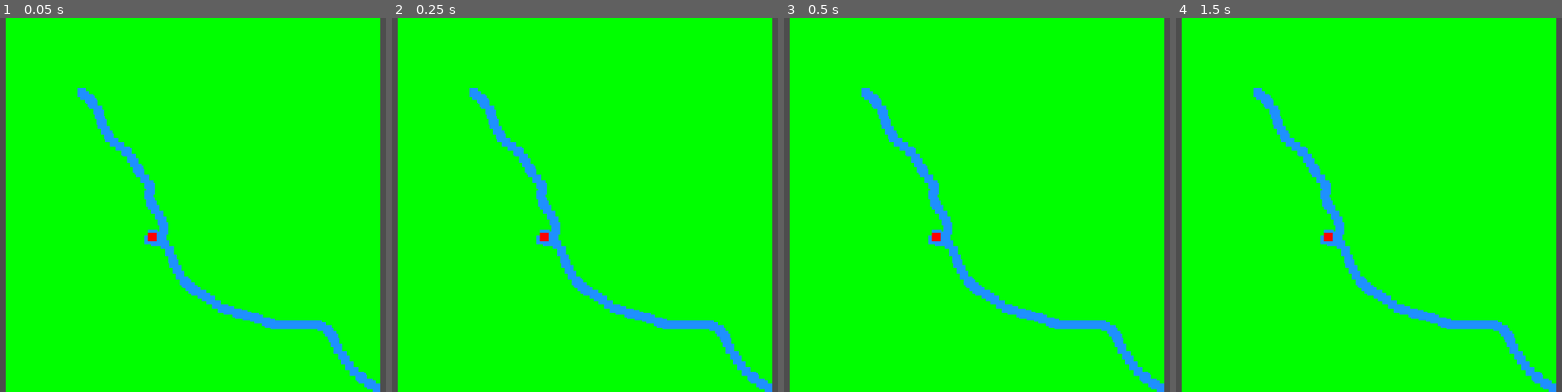
Above: before the commit, frames 1-4 (left to right).
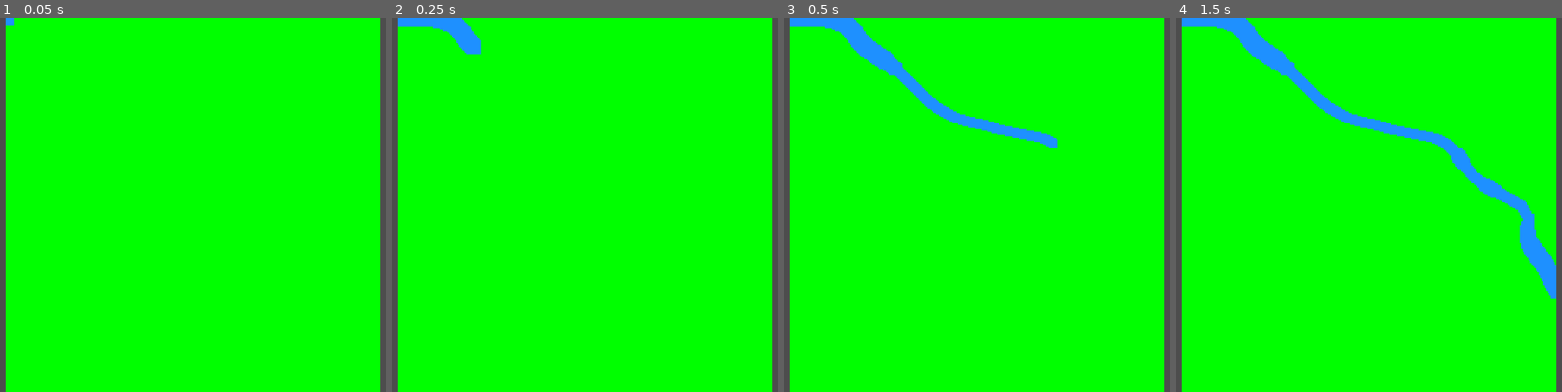
Above: after the commit, the same moments.

Repository: frxedlxver/godotProcGen
Game: Godot game, scene res://src/noise_vis.tscn
Two runs of this game, one before a commit and one after it. Both use one fixed random seed, a clock stepped at 60 frames per second and the inputs below.
Inputs:
- Up to frame 1 (0.05 s): no input
- Up to frame 2 (0.25 s): no input
- Up to frame 3 (0.5 s): no input
- Up to frame 4 (1.5 s): tap Enter at 0.5 s; hold Up 0.53-1.28 s; tap Ctrl at 0.6 s; tap Space at 1.25 s; hold Down from 1.28 s (still down); tap Shift at 1.35 s

The runs differ from the first frame. In frame 1, 3.4% of the frame differs, in the area x 1-99%, y 0-100%; in frame 2, 4.2%; in frame 3, 6.1%; in frame 4, 8.1%.
Error in both runs: Invalid access to property or key 'layers' on a base object of type 'Nil'. (res://src/noise_test_2D.gd:80)

Commit message:
updated worms

Diff:
--- a/src/PerlinWorms.gd
+++ b/src/PerlinWorms.gd
@@ -5,8 +5,11 @@
 var _points : Dictionary = {}
 var _split_point : Vector2i = Vector2i.ZERO
 var _thickness : int
+var _max_thickness : int = 6
+var _min_thickness : int = 2
 var _seed : int
 var _max_move_speed : int
+var _cur_move_speed : int
 var _color : Color
 
 var _cur_point : Vector2i
@@ -19,60 +22,112 @@
 var _size_noise_image : Image
 
 
-func _init(thickness : int = 3, worm_color : Color = Color.DODGER_BLUE, max_move_speed: int = 4,seed : int = -1):
+func _init(thickness : int = 3, worm_color : Color = Color.DODGER_BLUE, max_move_speed: int = 10,seed : int = -1):
 	self._thickness = thickness
 	self._color = worm_color
 	self._max_move_speed = max_move_speed
 	self._seed = seed
+	if self._seed < 0:
+		self._seed = randi()
+
+	self._noise = get_noise()
+
 
 
 func find_worm_points(staring_point : Vector2i, image_size : Vector2i, starting_direction : Vector2i = Vector2i.RIGHT):
-	if self._seed < 0:
-		self._seed = randi()
 
 	if a_inside_b(staring_point, image_size):
-		self._noise = get_noise()
 		self._cur_point = staring_point
 		self._cur_direction = starting_direction
 		var temp_targets = _target_points.duplicate(true)
 		while temp_targets.size() > 0 and a_inside_b(self._cur_point, image_size):
-			#if (randf_range(0, 1) <= self._split_chance && self._split_point == Vector2i.ZERO):
-				#_split_point = self._cur_point
-				#_thickness = maxi(_thickness / 2, 1)
 			_target_point = temp_targets[0]
 			if _cur_point == _target_point:
 				temp_targets.remove_at(0)
-				if temp_targets.size() == 0:
-					break
 				_target_point = temp_targets[0]
-			var value = _noise.get_noise_2dv(_cur_point)
+			get_next_point()
 
-			# todo: append all points if move speed > 1
-			self._cur_point = next_worm_pos_targeted(value, _cur_point.x, _cur_point.y, randi_range(1, self._max_move_speed + 1))
-			self._points[_cur_point] = _thickness
 
+func get_next_point():
+	_thickness = calculate_thickness()
+
+	var value = _noise.get_noise_2dv(_cur_point)
+
+	var _last_direction = _cur_direction
+	# Calculate next position and update current direction
+	var next_pos = next_worm_pos_targeted(value, _cur_point.x, _cur_point.y, _cur_move_speed)
+	self._cur_direction = normalize_vec2(next_pos - _cur_point)
+
+	# Calculate the difference between last direction and current direction
+	var direction_diff = _last_direction.angle_to(self._cur_direction)
+
+	# Adjust speed based on direction difference
+	_cur_move_speed = calculate_speed(direction_diff)
+
+
+	append_points_between(_cur_point, next_pos, _thickness)
+	_cur_point = next_pos
+
+func append_points_between(start, end, thickness):
+	for i in range(_cur_move_speed):
+		var new_point = calc_position_rounded(i, _cur_direction, start)
+		_points[new_point] = _thickness
+
+# Function to normalize a vector2
+func normalize_vec2(v):
+	var length = sqrt(v.x * v.x + v.y * v.y)
+	if length != 0:
+		return Vector2(v.x / length, v.y / length)
+	else:
+		return Vector2(0, 0)
+
+# Function to calculate speed based on direction difference
+func calculate_speed(direction_diff):
+	var delta_speed = 1
+	if abs(direction_diff) > PI / 12:  # Example threshold
+		delta_speed = -1
+
+	print(_cur_move_speed)
+	return clampi(_cur_move_speed + delta_speed, 1, _max_move_speed)
+
+func calculate_thickness():
+	var ratio = 1 - (_cur_move_speed / _max_move_speed)
+	return round(_thickness * 0.6 + clampi(_max_thickness * ratio, _min_thickness, _max_thickness) * 0.4)
 
 func next_worm_pos_targeted(value : float, cur_x: int, cur_y: int, move_speed: int = 1) -> Vector2i:
 	var noise_direction = noise_val_to_dir(value)
 	var target_direction = (Vector2(_target_point) - Vector2(cur_x, cur_y)).normalized()
-	_cur_direction = (_cur_direction * 0.2 + noise_direction * 0.3 + target_direction * 0.5).normalized()
+	_cur_direction = (_cur_direction * 0.3 + noise_direction * 0.3 + target_direction * 0.4).normalized()
 	var next_pos = Vector2(cur_x, cur_y) + _cur_direction * move_speed
 	return Vector2i(round(next_pos.x), round(next_pos.y))
+
+static func calc_position_rounded(speed, direction, current_position) -> Vector2i:
+	var next_pos = Vector2(current_position.x, current_position.y) + (direction * speed)
+	return Vector2i(round(next_pos.x), round(next_pos.y))
+
+#todo:
+func next_worm_pos_height(height_map : Image, cur_x: int, cur_y: int):
+	var darkest_neighbour
+
+	for x in range (-_cur_move_speed, _cur_move_speed):
+		for y in range(-_cur_move_speed, _cur_move_speed):
+			pass
 
 func draw_worm_points(result_image : Image):
 	for point in _points:
 		if _target_points.count(point) > 0:
-
 			draw_pixels(result_image, _points[point], point, Color.RED)
 		else:
 			draw_pixels(result_image, _points[point], point, _color)
-
 	return result_image
 
 static func draw_pixels(result_image : Image, thickness : int, position : Vector2i, color : Color):
 	for x in range(-thickness, thickness):
 		for y in range(-thickness, thickness):
-			result_image.set_pixelv(Vector2(position.x + x, position.y + y), color)
+			var pixel_pos = Vector2i(position.x + x, position.y + y)
+			if a_inside_b(pixel_pos, result_image.get_size()):
+				result_image.set_pixelv(pixel_pos, color)
+
 static func get_noise(seed: int = 0) -> FastNoiseLite:
 	var settings = NoiseSettings2D.new()
 	settings.type = FastNoiseLite.TYPE_PERLIN
--- a/src/noise_test_2D.gd
+++ b/src/noise_test_2D.gd
@@ -7,6 +7,7 @@
 var ctrlHeld = false
 var shiftHeld = false
 var offset : float = 0
+var worm : PerlinWorm = PerlinWorm.new()
 var p
 
 # Called when the node enters the scene tree for the first time.
@@ -22,11 +23,10 @@
 	image = ImageProcessing.get_empty_image(1, 1)
 	image.set_pixel(0, 0, Color.GREEN)
 	image = ImageProcessing.resize_2D(image, size, size)
+	worm._target_point = Vector2i(256, 256)
+	worm._cur_point = Vector2i(0, 0)
 
-	var worm : PerlinWorm = PerlinWorm.new()
-	worm._target_points = [Vector2i(100, 150), Vector2(256, 256)]
-	worm.find_worm_points(Vector2i(50, 50), image.get_size())
-	image = worm.draw_worm_points(image)
+
 	_updateTexture()
 
 func test_2d_noise():
@@ -113,7 +113,11 @@
 
 # Called every frame. 'delta' is the elapsed time since the previous frame.
 func _physics_process(delta):
-	queue_redraw()
+	if (PerlinWorm.a_inside_b(worm._cur_point, image.get_size())):
+		worm.get_next_point()
+		image = worm.draw_worm_points(image)
+		_updateTexture()
+		queue_redraw()
 
 func _draw():
 	if (texture != null):
Not shown, added: src/noi1287.tmp
Not shown, added: src/noi2141.tmp
Not shown, added: src/noi2F06.tmp
Not shown, added: src/noi3287.tmp
Not shown, added: src/noi4666.tmp
Not shown, added: src/noi51E1.tmp
Not shown, added: src/noiB795.tmp
